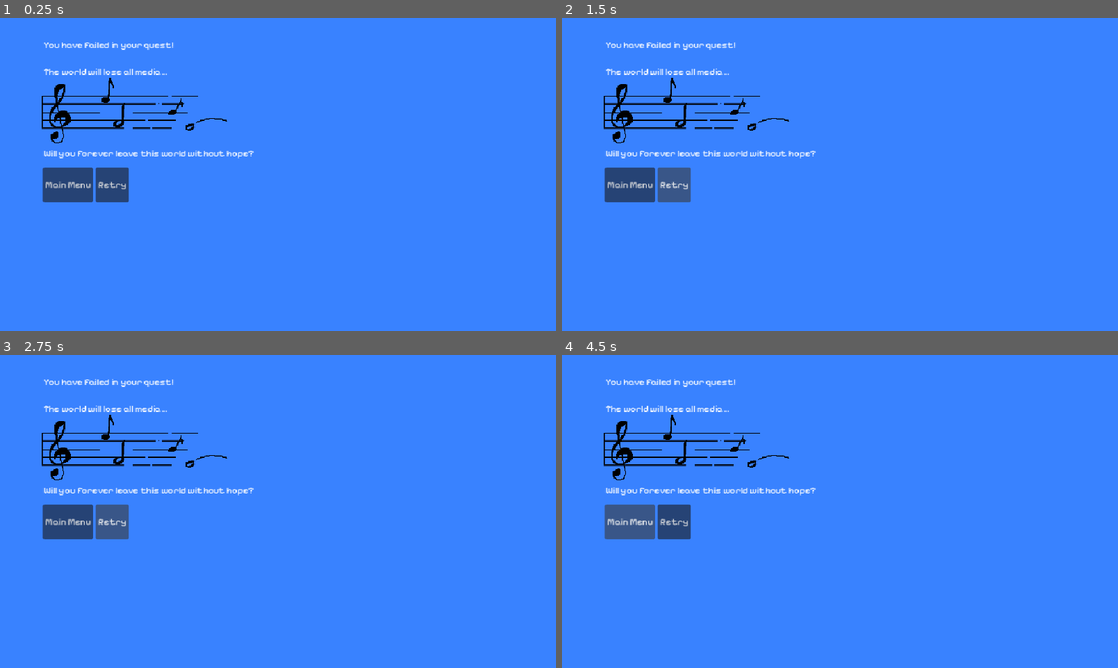
Above: before the commit, frames 1-4 (two rows, left to right).
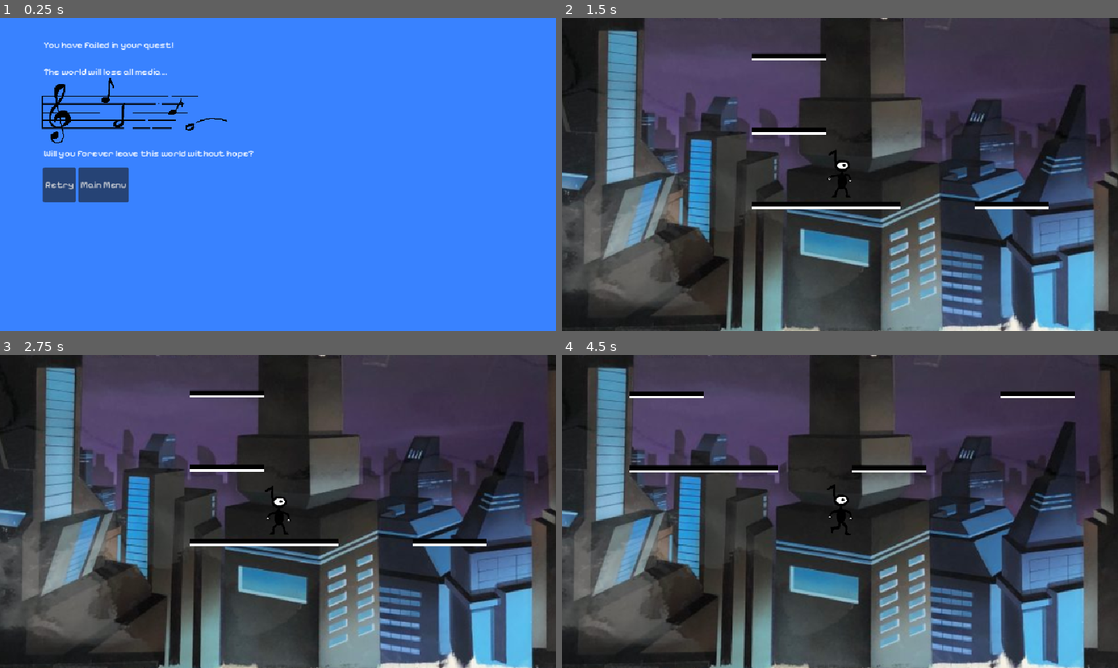
Above: after the commit, the same moments.

Repository: TechPowerAwaits/MRUHacks-2026
Game: Godot game, scene res://scenes/death.tscn
Same seed, same stepped clock (60 frames per second), same inputs: the game is played once before the commit and once after it. This scene is started directly instead of the project's main scene.
Inputs (mouse positions are in pixels of both pictures, inside the frame that each line leads up to):
- Up to frame 1 (0.25 s): no input
- Up to frame 2 (1.5 s): click "Retry" at 0.5 s; click (673, 183) at 1.25 s, where only the run before the commit has a clickable "Retry"
- Up to frame 3 (2.75 s): click (111, 520) at 2 s, where only the run before the commit has a clickable "Retry"
- Up to frame 4 (4.5 s): click (628, 520) at 2.75 s, where only the run before the commit has a clickable "Main Menu"; hold D (move_right) from 3.53 s (still down)

The runs differ from the first frame. In frame 1, 0.3% of the frame differs, in the area x 8-23%, y 47-59%; in frame 2, 100%; in frame 3, 100%; in frame 4, 100%, in the area x 0-100%, y 0-100%.

Commit message:
Make Death buttons functional

Diff:
--- /dev/null
+++ b/scenes/death.gd
@@ -0,0 +1,9 @@
+extends Control
+
+
+func _on_main_menu_pressed() -> void:
+	get_tree().change_scene_to_file("res://scenes/menu.tscn")
+
+
+func _on_retry_pressed() -> void:
+	get_tree().change_scene_to_file("res://scenes/scene_1.tscn")
--- a/scenes/death.tscn
+++ b/scenes/death.tscn
@@ -1,5 +1,6 @@
 [gd_scene format=3 uid="uid://84fnyocut24n"]
 
+[ext_resource type="Script" uid="uid://cxv8qbylrmfxa" path="res://scenes/death.gd" id="1_tjai8"]
 [ext_resource type="FontFile" uid="uid://7lcbhsk16otq" path="res://assets/PixelifySans-VariableFont_wght.ttf" id="2_q1r8t"]
 [ext_resource type="Texture2D" uid="uid://bfi0bvgq70x2v" path="res://assets/between_lines.png" id="3_6up1m"]
 
@@ -13,6 +14,7 @@
 anchor_bottom = 1.0
 grow_horizontal = 2
 grow_vertical = 2
+script = ExtResource("1_tjai8")
 
 [node name="Background" type="ColorRect" parent="." unique_id=919260496]
 layout_mode = 1
@@ -64,15 +66,15 @@
 offset_bottom = 48.0
 grow_vertical = 2
 
+[node name="Retry" type="Button" parent="VBoxContainer" unique_id=948241931]
+layout_mode = 2
+theme_override_fonts/font = ExtResource("2_q1r8t")
+text = "Retry"
+
 [node name="MainMenu" type="Button" parent="VBoxContainer" unique_id=1131751303]
 layout_mode = 2
 theme_override_fonts/font = ExtResource("2_q1r8t")
 text = "Main Menu"
 
-[node name="Retry" type="Button" parent="VBoxContainer" unique_id=948241931]
-layout_mode = 2
-theme_override_fonts/font = ExtResource("2_q1r8t")
-text = "Retry"
-
-[connection signal="pressed" from="VBoxContainer/MainMenu" to="." method="_on_button_pressed"]
-[connection signal="pressed" from="VBoxContainer/Retry" to="." method="_on_button_pressed"]
+[connection signal="pressed" from="VBoxContainer/Retry" to="." method="_on_retry_pressed"]
+[connection signal="pressed" from="VBoxContainer/MainMenu" to="." method="_on_main_menu_pressed"]
Not shown, added: scenes/death.gd.uid
